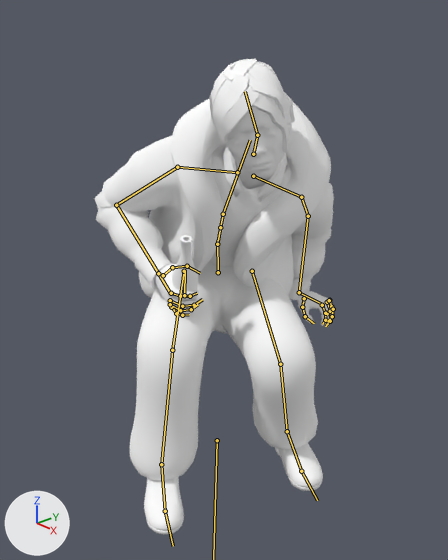
Renders of the Blender file assets/hobo.blend from each side of a commit.
The view is the same before and after, from a 50 mm camera at (0.661, -0.4, 1.492) aimed at (-0.743, 0.869, 0.701). Every picture has the same lights, and +X, +Y and +Z are marked at lower left. Both versions are drawn at frame 405 of the action 'trailer7'; the numbers are the values there. The bones that bend it are drawn over the model as lines.

Names of what the first picture shows: 'hoboMesh'.
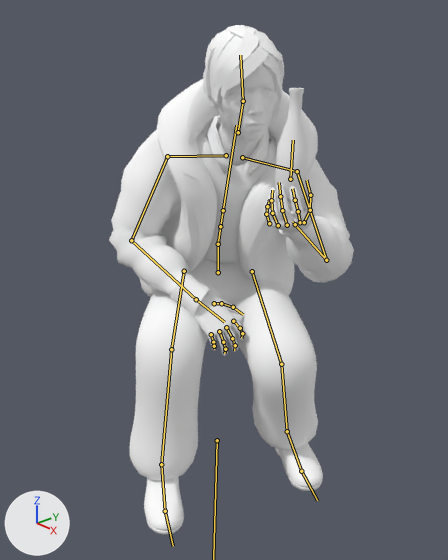
Commit message: Finish first trailer cutscene.

The edits, one by one:
Bone 'pelvis' (bone_pelvis) turns from (15, 0, 0) to (13, 0, 0) degrees about its own x, y and z.
Bone 'spine_02' (bone_spine_02) turns from (20, 0, 0) to (12, 0, 0) degrees about its own x, y and z.
Bone 'spine_03' (bone_spine_03) turns from (0, 0, -7) to (2, 0, 0) degrees about its own x, y and z.
Bone 'clavicle_l' (bone_clavicle_l) turns from (0, 0, -6) to (0, 0, 0) degrees about its own x, y and z.
Bone 'index_02_l' (bone_index_02_l) turns from (23, 0, 0) to (8, 0, 0) degrees about its own x, y and z.
Bone 'middle_02_l' (bone_middle_02_l) turns from (23, 0, 0) to (11, 0, 0) degrees about its own x, y and z.
Bone 'thumb_01_l' (bone_thumb_01_l) turns from (0, 0, 0) to (11, -1, 7) degrees about its own x, y and z.
Bone 'thumb_02_l' (bone_thumb_02_l) turns from (0, 0, 0) to (13, -2, 14) degrees about its own x, y and z.
Bone 'thumb_03_l' (bone_thumb_03_l) turns from (53, 0, 0) to (0, 0, 0) degrees about its own x, y and z.
Bone 'index_01_r' (bone_index_01_r) turns from (27, 0, 0) to (15, 0, 0) degrees about its own x, y and z.
Bone 'index_02_r' (bone_index_02_r) turns from (27, 0, 0) to (15, 0, 0) degrees about its own x, y and z.
Bone 'middle_01_r' (bone_middle_01_r) turns from (27, 0, 0) to (15, 0, 0) degrees about its own x, y and z.
Bone 'middle_02_r' (bone_middle_02_r) turns from (27, 0, 0) to (15, 0, 0) degrees about its own x, y and z.
Bone 'pinky_01_r' (bone_pinky_01_r) turns from (-4, 0, 0) to (15, 0, 0) degrees about its own x, y and z.
Bone 'pinky_03_r' (bone_pinky_03_r) turns from (27, 0, 0) to (15, 0, 0) degrees about its own x, y and z.
Bone 'ring_01_r' (bone_ring_01_r) turns from (27, 0, 0) to (15, 0, 0) degrees about its own x, y and z.
Bone 'ring_02_r' (bone_ring_02_r) turns from (27, 0, 0) to (15, 0, 0) degrees about its own x, y and z.
Bone 'thumb_01_r' (bone_thumb_01_r) turns from (0, 0, -31) to (0, 0, 0) degrees about its own x, y and z.
Bone 'thumb_02_r' (bone_thumb_02_r) turns from (21, 0, 0) to (0, 0, 0) degrees about its own x, y and z.
Bone 'thumb_03_r' (bone_thumb_03_r) turns from (21, 0, 0) to (0, 0, 0) degrees about its own x, y and z.
Bone 'neck_01' (bone_neck_01) turns from (-10, 9, 8) to (-22, 19, -6) degrees about its own x, y and z.
Bone 'head' (bone_head) turns from (-17, 0, 20) to (-3, -3, 0) degrees about its own x, y and z.
Bone 'elbow_l' (bone_elbow_l) moves from (0.0, 0.0, 0.0) to (0.355, -0.419, -0.607).
Bone 'elbow_r' (bone_elbow_r) moves from (-0.417, -0.135, -0.186) to (-0.515, -0.288, -0.098).
Bone 'hand_ik_r' (bone_hand_ik_r) moves from (-0.5, 0.011, 0.34) to (-0.548, 0.047, 0.473).
Bone 'hand_ik_r' (bone_hand_ik_r) turns from (53, 29, 21) to (93, -30, -35) degrees about its own x, y and z.
Bone 'hand_ik_l' (bone_hand_ik_l) moves from (0.865, -0.156, 0.096) to (0.194, 0.097, 0.367).
Bone 'hand_ik_l' (bone_hand_ik_l) turns from (-26, 32, 9) to (-32, -146, 72) degrees about its own x, y and z.

Changed parts and their boxes (x1, y1, x2, y2) in the pictures (448 x 560 px):
'hoboMesh', posed (7% taller): before (94, 59, 334, 535); after (109, 25, 354, 535)
bone 'pelvis', root to tip: before (218, 272) to (217, 240); after (218, 272) to (218, 240)
bone 'spine_02', root to tip: before (220, 227) to (223, 214); after (220, 226) to (223, 210)
bone 'spine_03', root to tip: before (223, 214) to (250, 140); after (223, 210) to (236, 125)
bone 'clavicle_l', root to tip: before (253, 176) to (301, 197); after (242, 157) to (297, 171)
bone 'index_02_l', root to tip: before (325, 313) to (325, 320); after (298, 211) to (295, 200)
bone 'middle_02_l', root to tip: before (331, 312) to (330, 321); after (282, 210) to (280, 196)
bone 'thumb_01_l', root to tip: before (304, 298) to (302, 307); after (304, 222) to (310, 210)
bone 'thumb_02_l', root to tip: before (302, 307) to (305, 316); after (310, 210) to (310, 195)
bone 'thumb_03_l', root to tip: before (305, 316) to (314, 323); after (310, 195) to (306, 180)
bone 'index_01_r', root to tip: before (171, 293) to (180, 296); after (233, 321) to (240, 328)
bone 'index_02_r', root to tip: before (180, 296) to (190, 296); after (240, 328) to (242, 333)
bone 'middle_01_r', root to tip: before (170, 300) to (182, 306); after (226, 327) to (232, 338)
bone 'middle_02_r', root to tip: before (182, 306) to (194, 305); after (232, 338) to (235, 345)
bone 'pinky_01_r', root to tip: before (171, 307) to (176, 313); after (211, 334) to (213, 342)
bone 'pinky_03_r', root to tip: before (182, 315) to (189, 314); after (214, 346) to (214, 349)
bone 'ring_01_r', root to tip: before (170, 304) to (180, 310); after (219, 331) to (223, 342)
bone 'ring_02_r', root to tip: before (180, 310) to (191, 309); after (223, 342) to (225, 349)
bone 'thumb_01_r', root to tip: before (163, 275) to (172, 267); after (214, 303) to (221, 303)
bone 'thumb_02_r', root to tip: before (172, 267) to (187, 266); after (221, 303) to (233, 307)
bone 'thumb_03_r', root to tip: before (187, 266) to (200, 273); after (233, 307) to (243, 314)
bone 'neck_01', root to tip: before (253, 154) to (257, 135); after (238, 132) to (243, 101)
bone 'head', root to tip: before (257, 135) to (245, 91); after (243, 101) to (240, 55)
